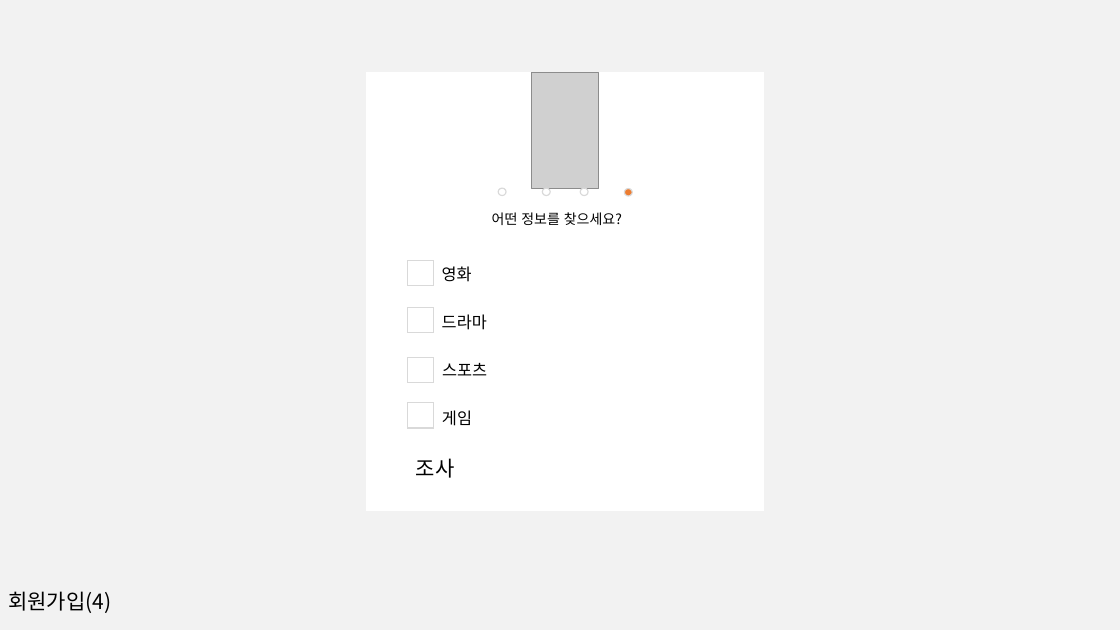
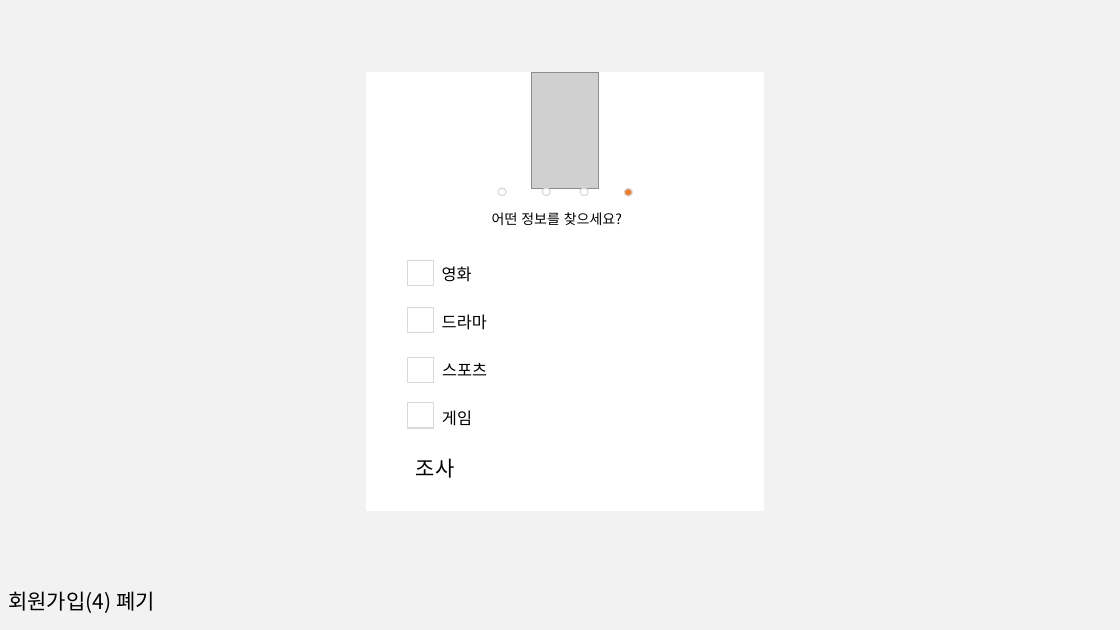
Before and after one commit to What-The-Pork/meeting-log, a slide deck: slide 9 of 디자인(설계)명세서/웹디자인프로토타입.pptx. Drawn at 1120x630 pixels with LibreOffice and Linux fonts; fonts in the diff are those of the drawing; grey boxes stand for pictures. Boxes give left, top, right and bottom in pixels: in the first picture for what was removed or moved away, otherwise in the second. Text is boxed around its words. In the diff, an @@ line names an element or a change of style, - is before the commit and + after.

```diff
--- a/디자인(설계)명세서/웹디자인프로토타입.pptx
+++ b/디자인(설계)명세서/웹디자인프로토타입.pptx
@@ text at [8, 591, 155, 613]: text changed @@
-회원가입(4)
+회원가입(4) 폐기
```
Also in this commit, not shown: 8 other slides changed, 2 other files.
